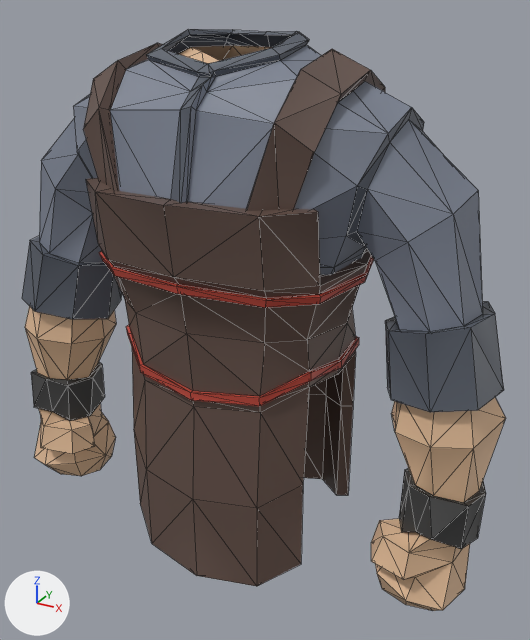
One commit to the COLLADA model Models/Blend/Chestplate/RareBlacksmithChestplate.dae: the scene before it, then after it.
Camera for both pictures: a 50 mm lens placed at (3.38, -5.57, 7.15), pointed at (0.24, 0.14, 4.3). Lighting does not change. The marker at lower left points along +X, +Y and +Z. Mesh edges are drawn as thin lines. Vertices at the same position are counted once.

The first picture shows 'Chestplate'.
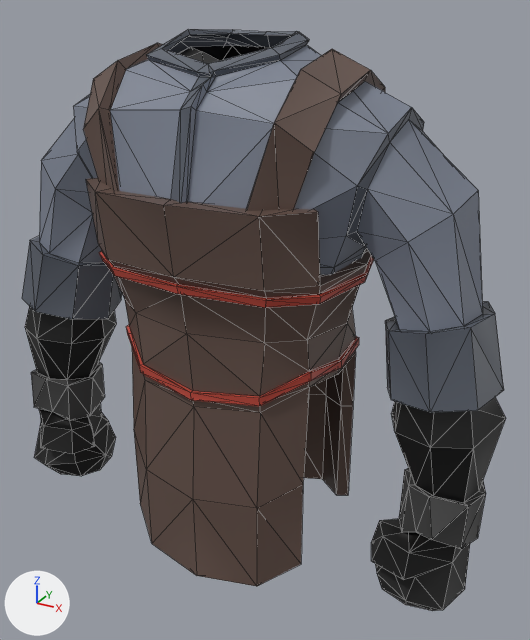
What differs and where, as boxes [x1, y1, x2, y2] in the pictures (530 x 640 px):
part 1 of me_untitled_003, recoloured (beige to black): [25, 46, 506, 611] in both

The change, as a list of edits to the scene's bpy script:
```text
Change me_untitled_003:
    where me_untitled_003.from_pydata(...)  # 663 vertices, 1276 faces; spans x -2.6..2.6, y -1.05..1.13, z 1.82..6.9
    used by ob_chestplate; location = (0.0, 0.0, 0.0)
    me_untitled_003 part 1: 266 faces centred in x -2.51..2.51, y -0.66..0.65, z 2.07..6.66 are repainted in the vertex colours; the middle colour goes from beige #deb894 to black #000000
```
